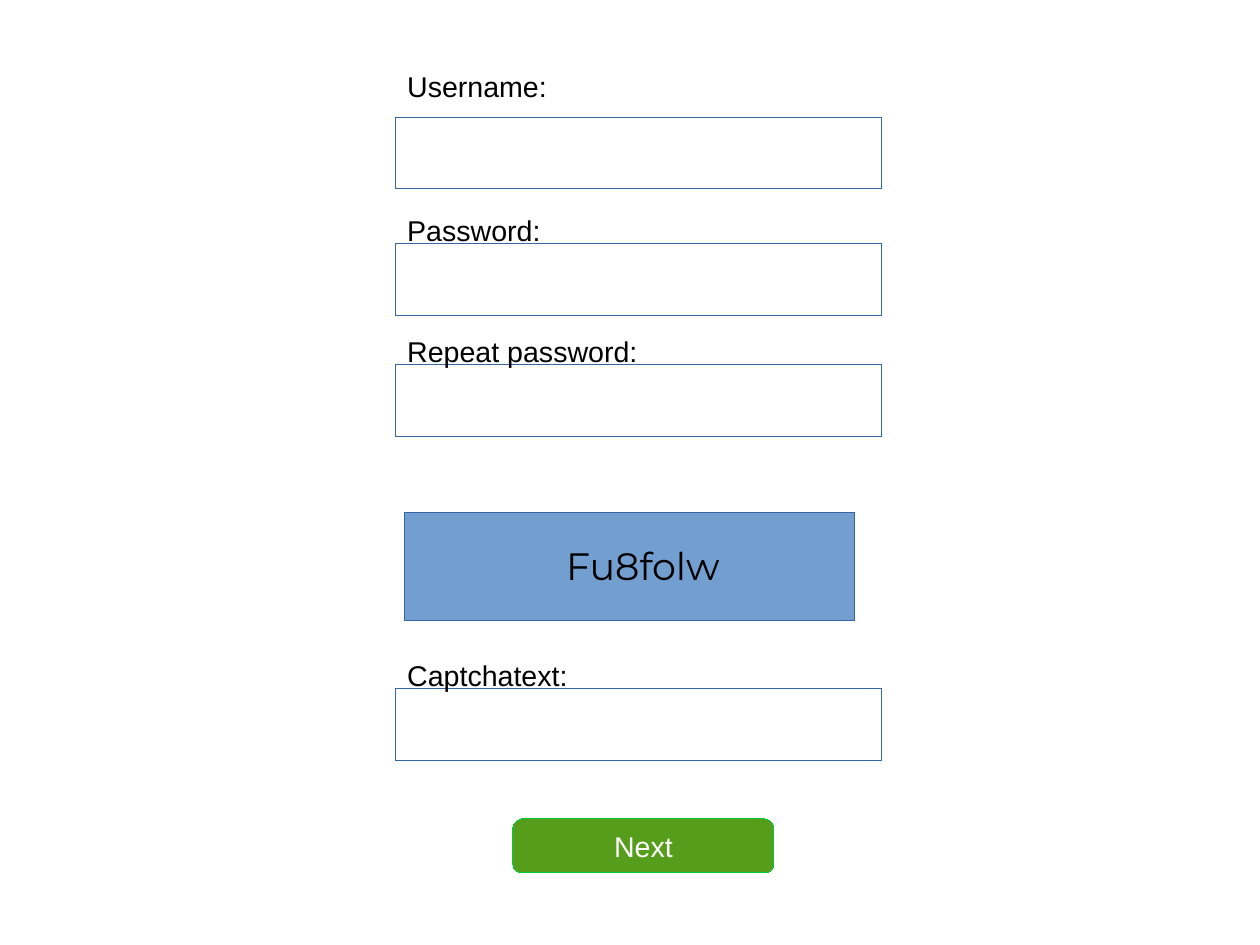
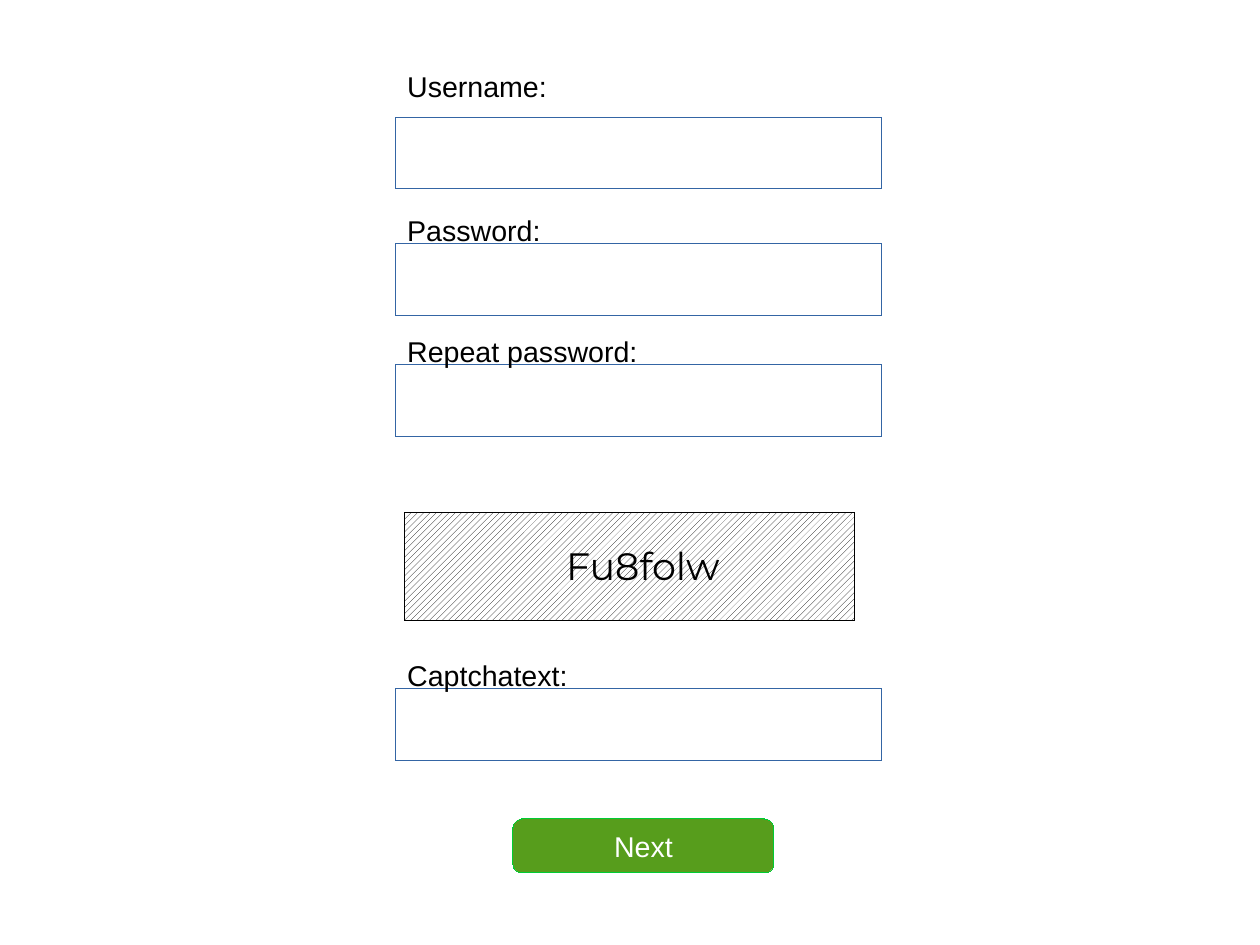
Before and after one commit to ibalejandro/swt15w9-1, a slide deck: slide 2 of app/src/main/diagramme/GUI-Mockup.odp. Drawn at 1260x945 pixels with LibreOffice and Linux fonts; fonts in the diff are those of the drawing. Boxes give left, top, right and bottom in pixels: in the first picture for what was removed or moved away, otherwise in the second. Text is boxed around its words. In the diff, an @@ line names an element or a change of style, - is before the commit and + after.

```diff
--- a/app/src/main/diagramme/GUI-Mockup.odp
+++ b/app/src/main/diagramme/GUI-Mockup.odp
@@ rectangle at (405, 513, 855, 621): fill #729FCF to pattern #000000 on #FFFFFF; outline #3465A4 0 pt to #000000 0 pt @@
```
Also in this commit, not shown: 1 slide added, 1 other file.
